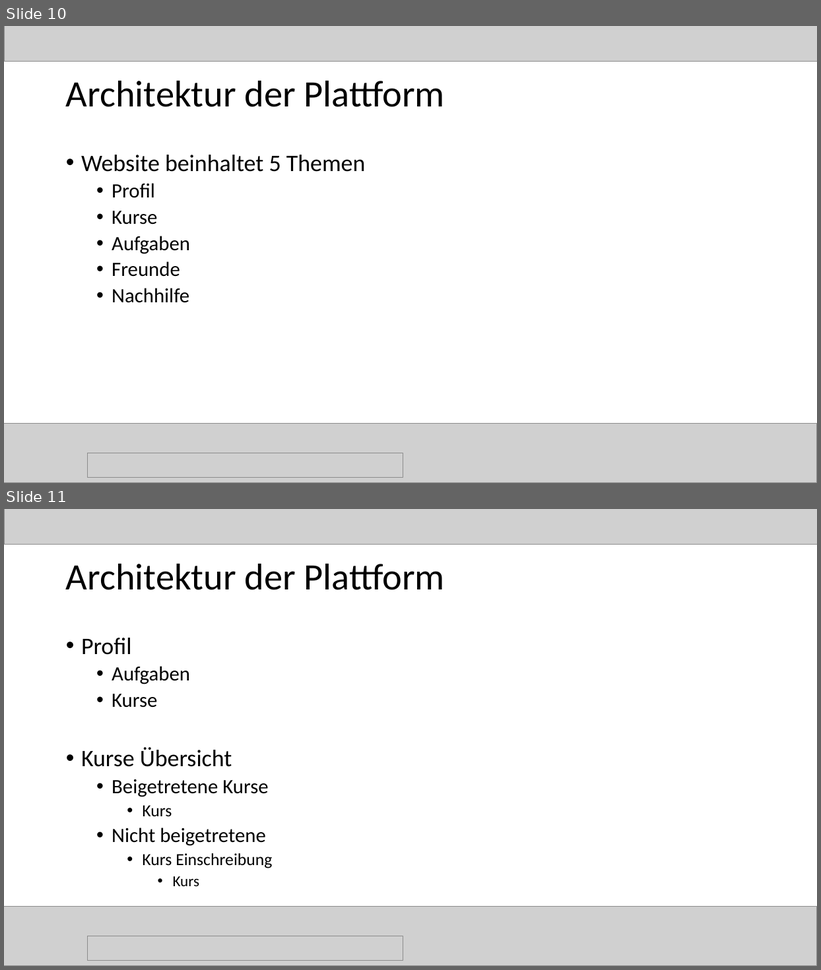
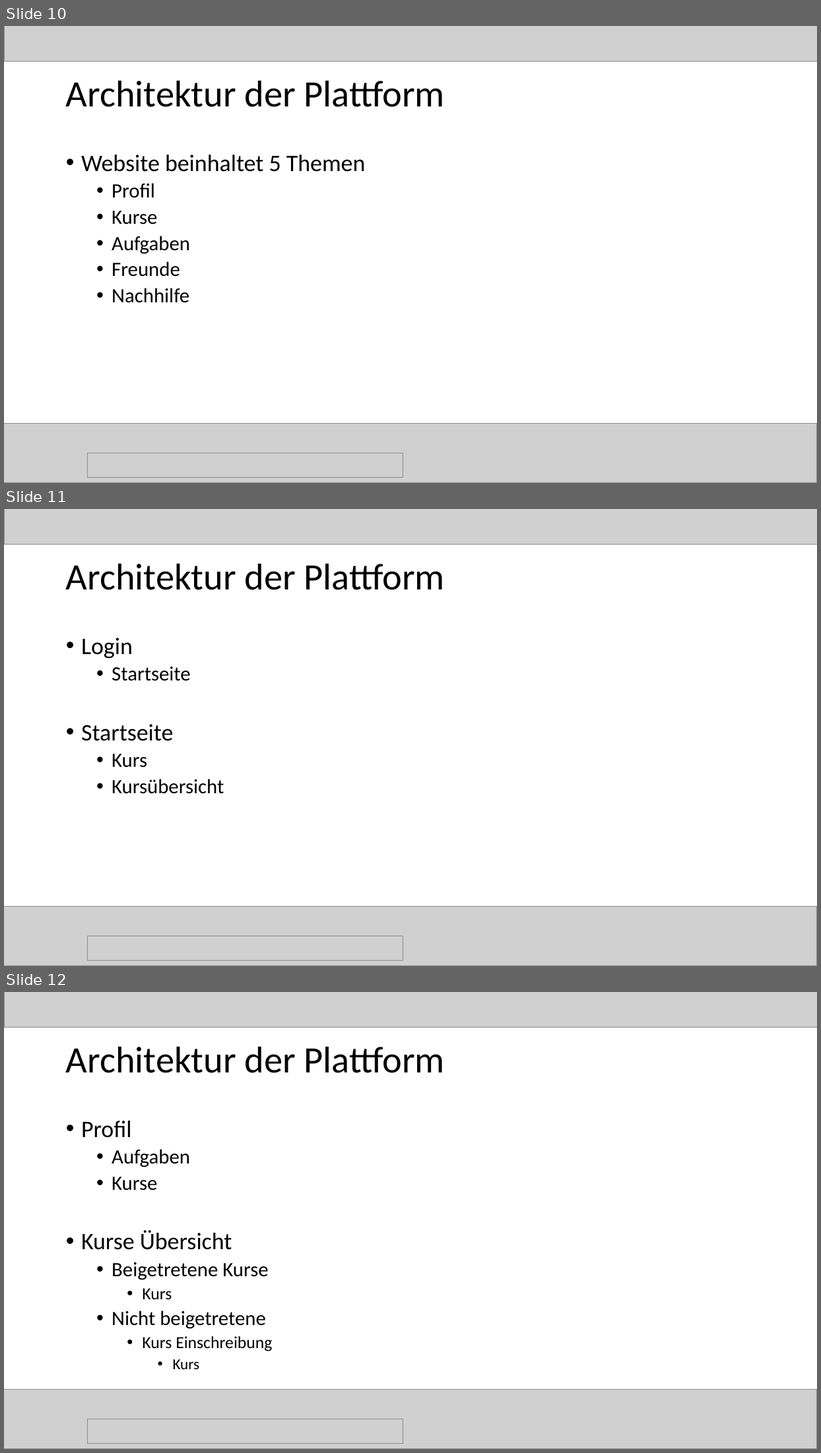
Before and after one commit to magharmi/StudentenFuerStudenten, a slide deck: websitePPneu.pptx. Shown one above the other, each under a label of ours: slides 10 and 11 before the commit, slides 10, 11 and 12 after it. The pictures are 821x970 and 821x1453 pixels, drawn with LibreOffice and Linux fonts; fonts in the diff are those of the drawing; grey boxes stand for pictures. Boxes give left, top, right and bottom in pixels: in the first picture for what was removed or moved away, otherwise in the second. Text is boxed around its words. In the diff, an @@ line names an element or a change of style, - is before the commit and + after.

```diff
--- a/websitePPneu.pptx
+++ b/websitePPneu.pptx
@@ slide 11 added at [4, 509, 817, 966], background #FFFFFF @@
@@ picture added at [4, 509, 817, 545] @@
@@ title added at [66, 563, 445, 590], 44 pt, text #000000 @@
+Architektur der Plattform
@@ text added at [81, 638, 224, 794], 24 pt, text #000000 @@
+• Login
+  • Startseite
+• Startseite
+  • Kurs
+  • Kursübersicht
@@ picture added at [4, 907, 817, 966] @@
@@ picture added at [87, 937, 403, 960] @@
@@ what was slide 11 is now slide 12 @@
```
Also in this commit, not shown: 1 slide changed.
